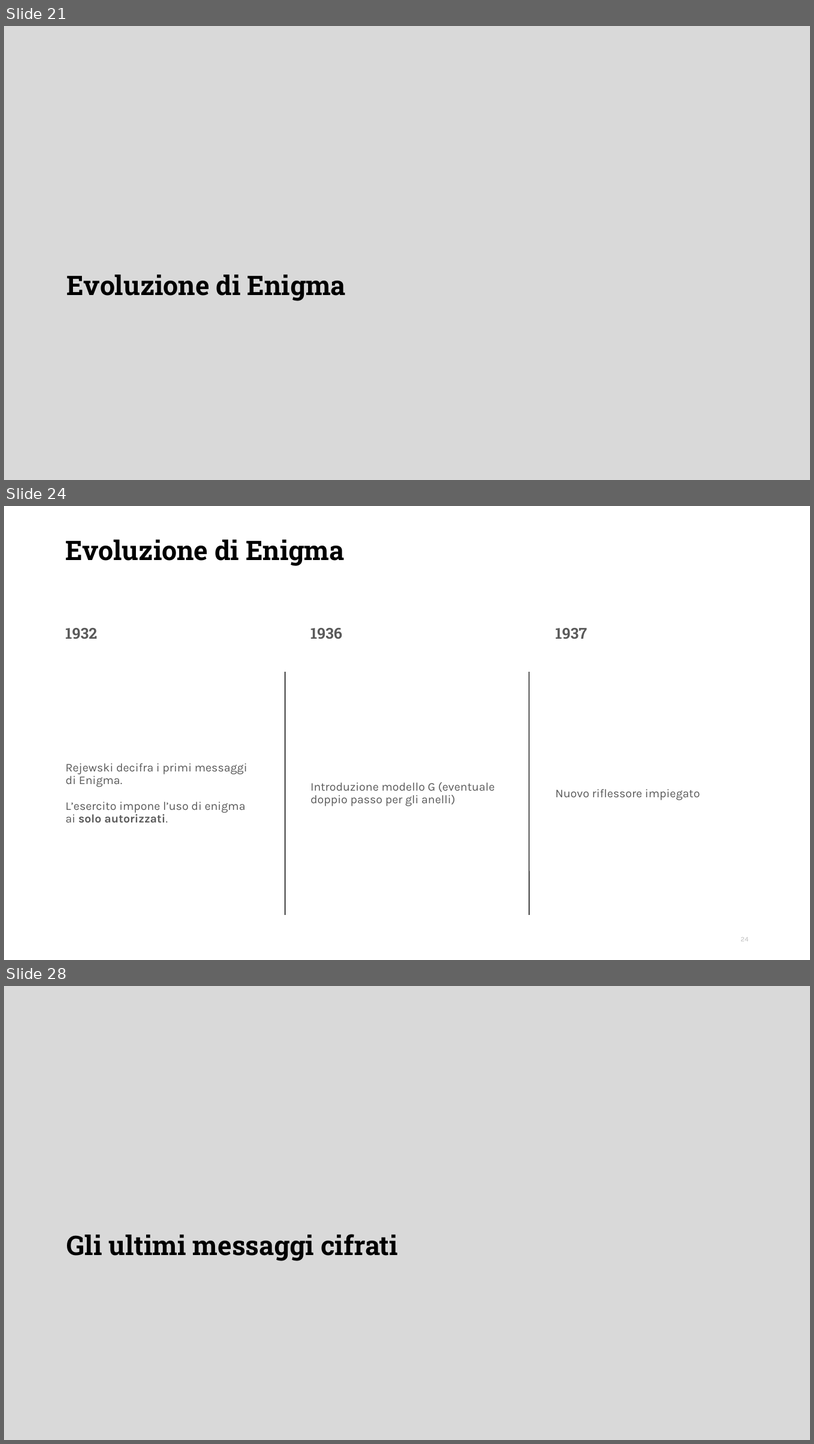
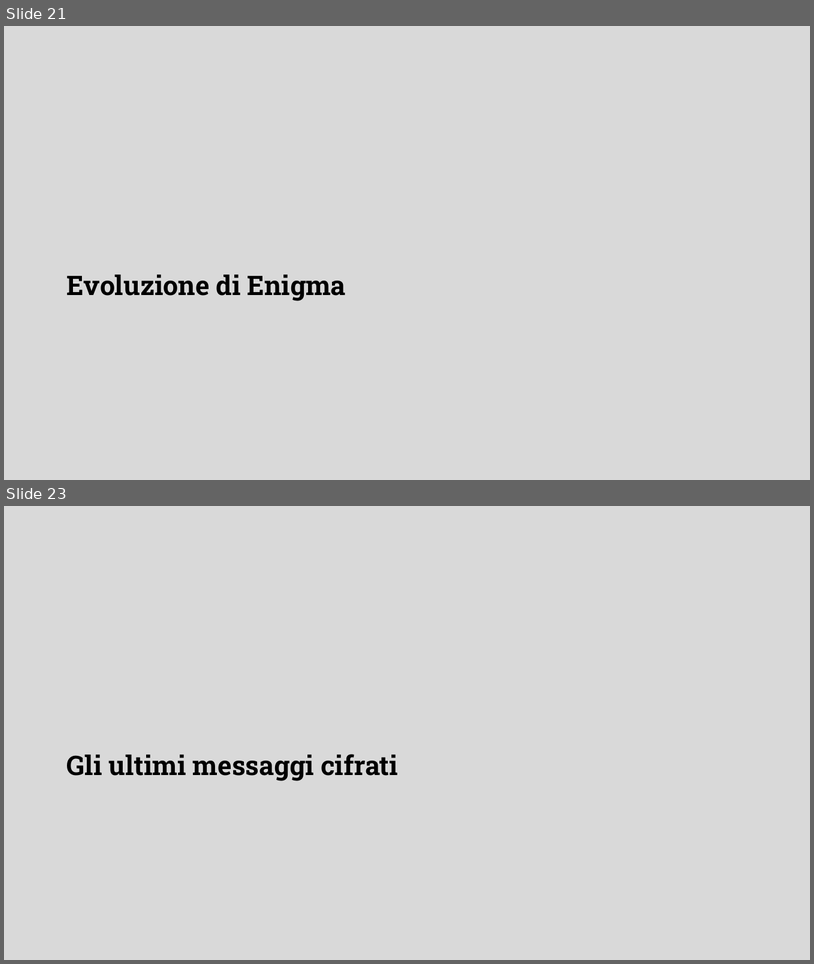
Before and after one commit to DanieleFerretti03/tesi-enigma, a slide deck: presentazione.odp. Shown one above the other, each under a label of ours: slides 21, 24 and 28 before the commit, slides 21 and 23 after it; the slides between them are not shown. The pictures are 814x1444 and 814x964 pixels, drawn with LibreOffice and Linux fonts; fonts in the diff are those of the drawing; background and template pictures are left out. Boxes give left, top, right and bottom in pixels: in the first picture for what was removed or moved away, otherwise in the second. Text is boxed around its words. In the diff, an @@ line names an element or a change of style, - is before the commit and + after.

Commit message:
Sostituzione slide Evoluzione di Enigma

```diff
--- a/presentazione.odp
+++ b/presentazione.odp
@@ slide 24 removed at bbox=[4, 506, 810, 960], background #FFFFFF @@
@@ title removed at bbox=[66, 540, 345, 566] @@
-Evoluzione di Enigma
@@ text removed at bbox=[65, 628, 97, 639] @@
-1932
@@ text removed at bbox=[311, 628, 342, 639] @@
-1936
@@ text removed at bbox=[555, 628, 587, 639] @@
-1937
@@ line removed from (285, 672) to (285, 915) @@
@@ line removed from (530, 672) to (530, 915) @@
@@ text removed at bbox=[66, 763, 248, 823] @@
-Rejewski decifra i primi messaggi di Enigma.
-L’esercito impone l’uso di enigma ai solo autorizzati.
@@ text removed at bbox=[311, 782, 495, 806] @@
-Introduzione modello G (eventuale doppio passo per gli anelli)
@@ text removed at bbox=[555, 789, 701, 800] @@
-Nuovo riflessore impiegato
@@ page number removed at bbox=[741, 937, 749, 941] @@
-24
@@ what was slide 28 is now slide 23 @@
```
Also in this commit, not shown: 1 slide added, 5 other slides removed, 1 other file.
